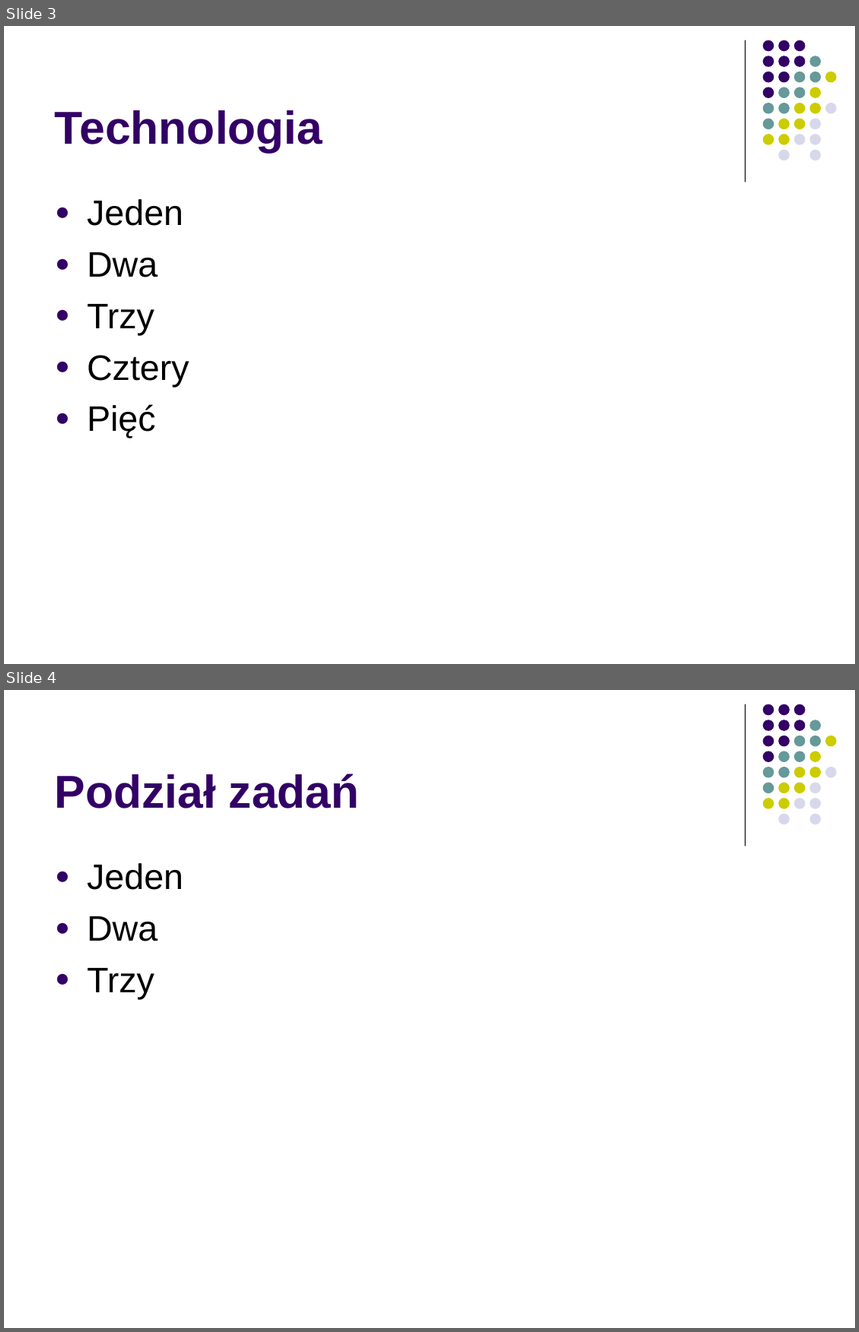
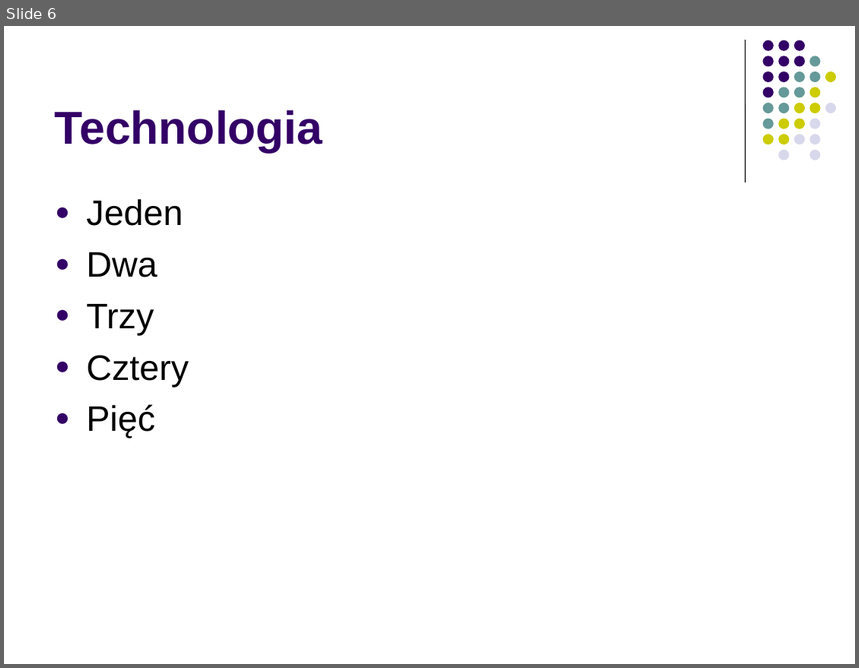
Before and after one commit to Andrzej1984/ZIwG_projekt, a slide deck: Zastosowania informatyki w gospodarce-projekt.ppt. Shown one above the other, each under a label of ours: slides 3 and 4 before the commit, slide 6 after it. The pictures are 859x1332 and 859x668 pixels, drawn with LibreOffice and Linux fonts; fonts in the diff are those of the drawing. Boxes give left, top, right and bottom in pixels: in the first picture for what was removed or moved away, otherwise in the second. Text is boxed around its words. In the diff, an @@ line names an element or a change of style, - is before the commit and + after.

```diff
--- a/Zastosowania informatyki w gospodarce-projekt.ppt
+++ b/Zastosowania informatyki w gospodarce-projekt.ppt
@@ slide 4 removed at bbox=[4, 690, 855, 1328], background #FFFFFF; not listed: 32 template elements that a slide beside it also shows @@
@@ title removed at bbox=[55, 774, 360, 809] @@
-Podział zadań
@@ text removed at bbox=[87, 863, 183, 999] @@
-● Jeden
-● Dwa
-● Trzy
@@ what was slide 3 is now slide 6 @@
```
Also in this commit, not shown: 2 other slides changed, 7 slides added, 2 other slides removed.
